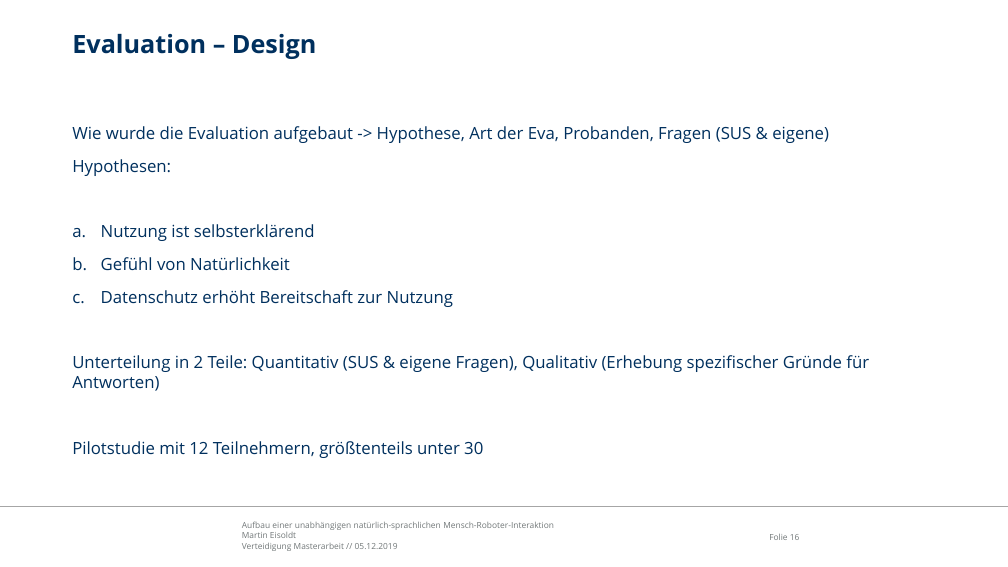
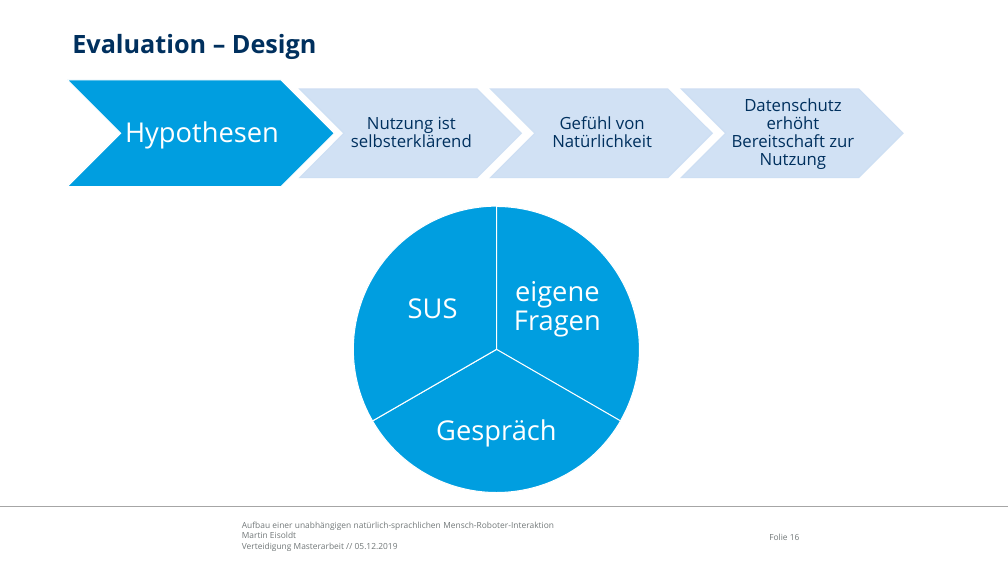
Before and after one commit to edegeyer/masterarbeit, a slide deck: slide 16 of verteidigung/verteidigung.pptx. Drawn at 1008x567 pixels with LibreOffice and Linux fonts; fonts in the diff are those of the drawing; background and template pictures are left out. Boxes give left, top, right and bottom in pixels: in the first picture for what was removed or moved away, otherwise in the second. Text is boxed around its words. In the diff, an @@ line names an element or a change of style, - is before the commit and + after.

```diff
--- a/verteidigung/verteidigung.pptx
+++ b/verteidigung/verteidigung.pptx
@@ group added at (67, 80, 903, 187): 4 chevrons, 4 texts @@
+Hypothesen
+Nutzung ist selbsterklärend
+Gefühl von Natürlichkeit
+Datenschutz erhöht Bereitschaft zur Nutzung
@@ text removed at (72, 126, 869, 458) @@
-Wie wurde die Evaluation aufgebaut -> Hypothese, Art der Eva, Probanden, Fragen (SUS & eigene)
-Hypothesen:
-a. Nutzung ist selbsterklärend
-b. Gefühl von Natürlichkeit
-c. Datenschutz erhöht Bereitschaft zur Nutzung
-Unterteilung in 2 Teile: Quantitativ (SUS & eigene Fragen), Qualitativ (Erhebung spezifischer Gründe für Antworten)
-Pilotstudie mit 12 Teilnehmern, größtenteils unter 30
@@ group added at (353, 206, 640, 493): 3 pie slice (boxed as its full ellipse)s, 3 texts @@
+eigene Fragen
+Gespräch
+SUS
```
Also in this commit, not shown: 3 other slides changed.
